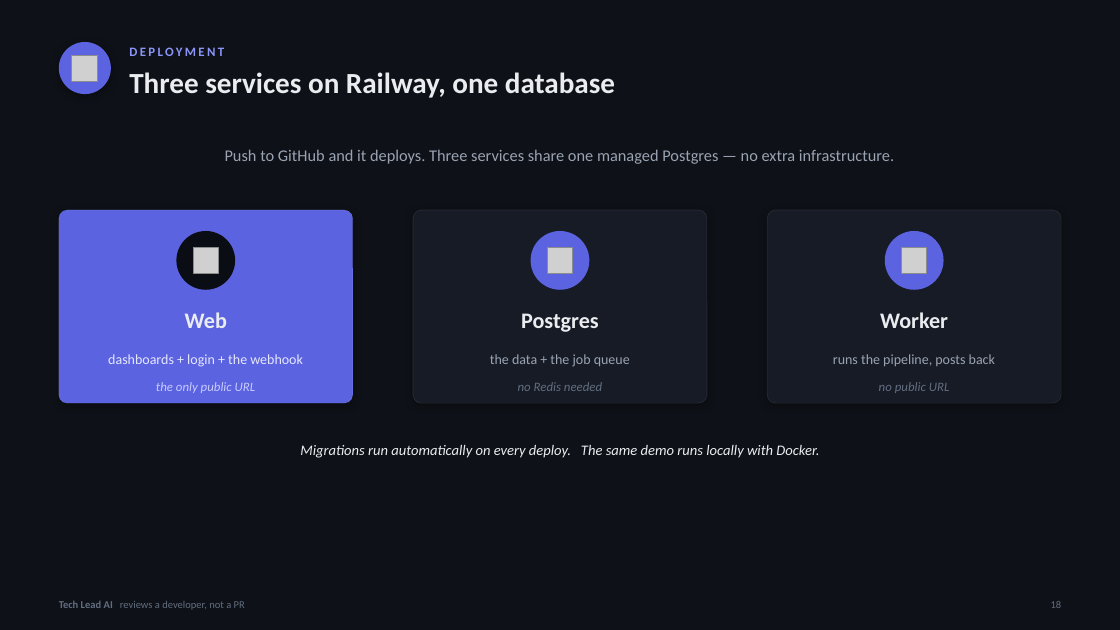
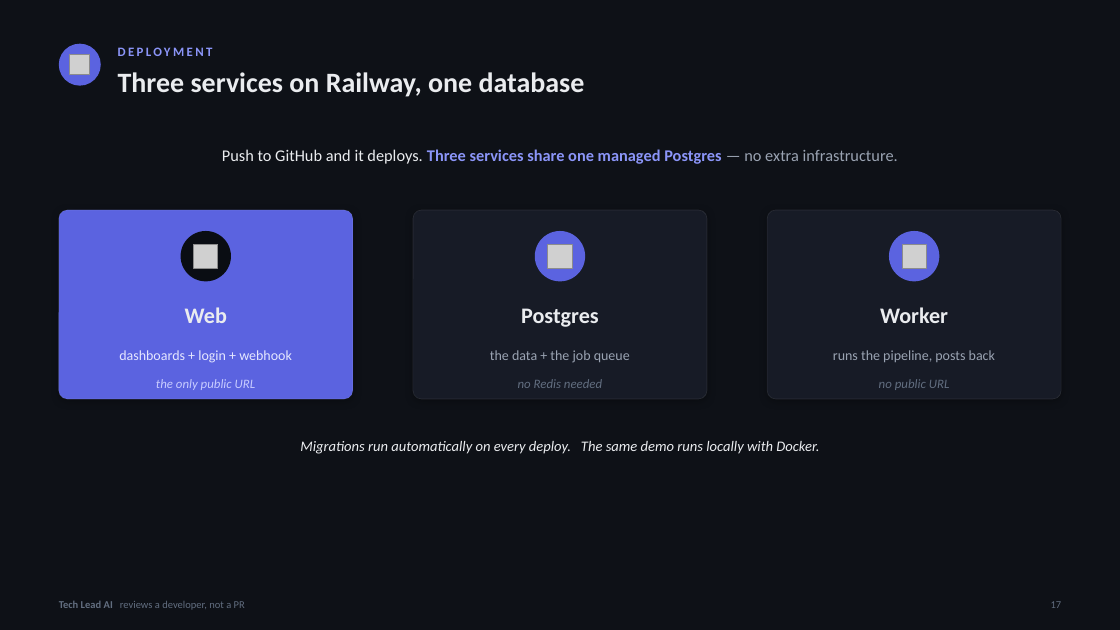
Before and after one commit to TechLead-AI/techlead-ai, a slide deck: slide 17 of TechLead2.pptx (slide 18 before the commit). Drawn at 1120x630 pixels with LibreOffice and Linux fonts; fonts in the diff are those of the drawing; grey boxes stand for pictures. Boxes give left, top, right and bottom in pixels: in the first picture for what was removed or moved away, otherwise in the second. Text is boxed around its words. In the diff, an @@ line names an element or a change of style, - is before the commit and + after.

```diff
--- a/TechLead2.pptx
+++ b/TechLead2.pptx
@@ ellipse: place and size @@
-ellipse at (59,42,111,94)
+ellipse at (59,44,101,86)
@@ ellipse at (59,44,101,86): shadow off @@
@@ picture: place and size @@
-picture at (71,55,97,82)
+picture at (70,55,90,75)
@@ text "DEPLOYMENT": place and size @@
-text "DEPLOYMENT" at (129,47,224,56)
+text "DEPLOYMENT" at (118,47,213,56)
@@ text "Three services on Railway, one ...": place and size @@
-text "Three services on Railway, one ..." at (129,72,615,98)
+text "Three services on Railway, one ..." at (118,72,585,97)
@@ text "Three services on Railway, one ..." at (118,72,585,97): size 25 to 24 pt @@
@@ text "Push to GitHub and it ..." at (222,149,898,164): text colour #9AA3B2 to #EAECEF in "Push to GitHub and it deploys."; text colour #9AA3B2 to #8B95F8, bold on in "Three services share one managed Postgres" @@
@@ rounded rectangle: place and size @@
-rounded rectangle at (59,210,353,403)
+rounded rectangle at (59,210,353,399)
@@ ellipse: place and size @@
-ellipse at (176,231,235,290)
+ellipse at (181,231,231,281)
@@ rounded rectangle: place and size @@
-rounded rectangle at (413,210,707,403)
+rounded rectangle at (413,210,707,399)
@@ ellipse: place and size @@
-ellipse at (531,231,590,290)
+ellipse at (535,231,586,281)
@@ proportions changed in 3 elements at (59,210,353,399), (413,210,707,399), (767,210,1061,399) @@
@@ rounded rectangle: place and size @@
-rounded rectangle at (767,210,1061,403)
+rounded rectangle at (767,210,1061,399)
@@ ellipse: place and size @@
-ellipse at (885,231,944,290)
+ellipse at (889,231,939,281)
@@ text at (119,350,292,363): text changed @@
-dashboards + login + the webhook
+dashboards + login + webhook
@@ 6 texts, 3 pictures: place and size @@
-6 texts, 3 pictures at (185,248,995,458)
+6 texts, 3 pictures at (185,245,995,454)
@@ text at (1051,601,1062,608): text changed @@
-18
+17
```
Also in this commit, not shown: 17 other slides changed, 2 slides added, 3 slides removed.
